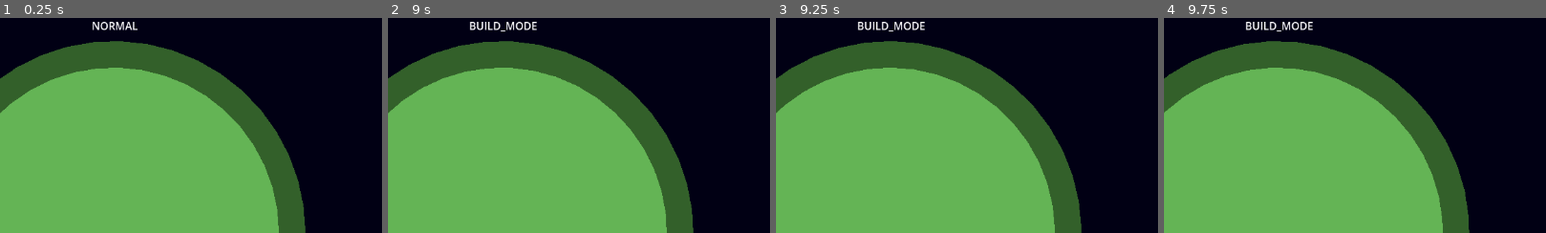
Above: before the commit, frames 1-4 (left to right).
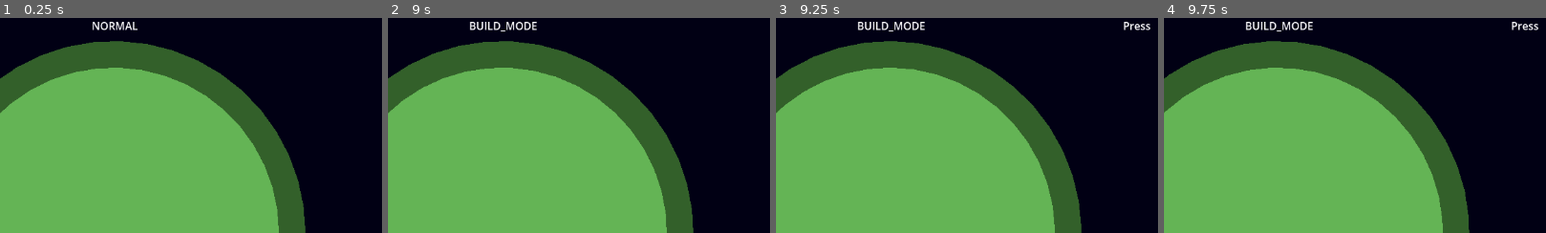
Above: after the commit, the same moments.

Repository: Hotdogomaster/No-Space-Left
Game: Godot game, scene res://Scenes/Main/main.tscn
Same seed, same stepped clock (60 frames per second), same inputs: the game is played once before the commit and once after it.
Inputs (mouse positions are % of the whole screen's width and height, from its top left):
- Up to frame 1 (0.25 s): no input
- Up to frame 2 (9 s): tap Enter at 0.5 s; move the mouse to (72, 45) at 0.52 s; hold D (Rotate_right) 0.53-1.28 s; tap 6 at 0.6, 1.55, 2.3, 3.05, 3.8, 4.35, 5.3, 6.05, 6.8, 7.55, 8.3 s; move the mouse to (30, 55) at 1.27 s; hold A (Rotate_left) 1.28-2.03 s; click (30, 55) at 1.35 s; move the mouse to (60, 28) at 2.02 s; hold Right mouse button (Right_Click) 2.03-2.78 s; hold D (Rotate_right) 2.03-3.53 s; move the mouse to (45, 70) at 2.77 s; tap Mouse wheel up (Zoom_in) at 2.85 s; move the mouse to (80, 65) at 3.52 s; hold A (Rotate_left) 3.53-5.78 s; tap Mouse wheel down (Zoom_out) at 3.6 s; move the mouse to (20, 35) at 4.27 s; move the mouse to (55, 50) at 5.02 s; tap 1 at 5.1 s; move the mouse to (35, 25) at 5.77 s; hold D (Rotate_right) 5.78-8.03 s; tap 2 at 5.85 s; move the mouse to (72, 45) at 6.52 s; tap 3 at 6.6 s; move the mouse to (30, 55) at 7.27 s; tap 4 at 7.35 s; move the mouse to (60, 28) at 8.02 s; hold A (Rotate_left) from 8.03 s (still down); tap 5 at 8.1 s; move the mouse to (45, 70) at 8.77 s; tap Q at 8.85 s
- Up to frame 3 (9.25 s): keep holding A (Rotate_left); tap 6 at 9.05 s
- Up to frame 4 (9.75 s): move the mouse to (80, 65) at 9.52 s; release A (Rotate_left) at 9.53 s; hold D (Rotate_right) from 9.53 s (still down); tap 6 at 9.6 s
The pictures show only the part of the screen within x 35-85%, y 0-50%; the shares and areas given below are measured in that part.

Frames 1-2 are identical in both runs. In frame 3, 0.2% of the frame differs, in the area x 91-98%, y 1-6%; in frame 4, 0.2%.

Commit message:
New Structure: Press
Uma estrutura nova que faz a mesma coisa que a Furnace, pega uma recipe e produz o que aquela recipe necessita.

Diff:
--- /dev/null
+++ b/Scenes/Items/Iron_Plate.tres
@@ -0,0 +1,8 @@
+[gd_resource type="Resource" script_class="Item" load_steps=2 format=3 uid="uid://dvy4463jugebj"]
+
+[ext_resource type="Script" path="res://Scripts/Resources/Item.gd" id="1_0t088"]
+
+[resource]
+script = ExtResource("1_0t088")
+Id = 3
+name = "Iron_Plate"
--- a/Scenes/Recipes/Iron_bar_furnace_test.tres
+++ /dev/null
@@ -1,15 +0,0 @@
-[gd_resource type="Resource" script_class="Recipe" load_steps=4 format=3 uid="uid://sryyokn4qa8d"]
-
-[ext_resource type="Resource" uid="uid://m2r3s1a7w7l5" path="res://Scenes/Items/Iron_Ore.tres" id="1_epvwf"]
-[ext_resource type="Resource" uid="uid://bdtcalouayyi1" path="res://Scenes/Items/Iron_Ingot.tres" id="3_rakh8"]
-[ext_resource type="Script" path="res://Scripts/Resources/Recipe.gd" id="4_2x6uj"]
-
-[resource]
-script = ExtResource("4_2x6uj")
-inputs = {
-ExtResource("1_epvwf"): 1
-}
-outputs = {
-ExtResource("3_rakh8"): 1
-}
-craft_time = 2
--- /dev/null
+++ b/Scenes/Recipes/Press_Recipes/Iron_Plate.tres
@@ -0,0 +1,15 @@
+[gd_resource type="Resource" script_class="Recipe" load_steps=4 format=3 uid="uid://btow405offfn"]
+
+[ext_resource type="Script" path="res://Scripts/Resources/Recipe.gd" id="1_fovyl"]
+[ext_resource type="Resource" uid="uid://bdtcalouayyi1" path="res://Scenes/Items/Iron_Ingot.tres" id="1_q1wdu"]
+[ext_resource type="Resource" uid="uid://dvy4463jugebj" path="res://Scenes/Items/Iron_Plate.tres" id="2_fwmqq"]
+
+[resource]
+script = ExtResource("1_fovyl")
+inputs = {
+ExtResource("1_q1wdu"): 2
+}
+outputs = {
+ExtResource("2_fwmqq"): 1
+}
+craft_time = 10
--- a/Scenes/Recipes/Iron_bar_furnace.tres
+++ b/Scenes/Recipes/Smelt_Recipes/Iron_bar_furnace.tres
@@ -8,10 +8,10 @@
 [resource]
 script = ExtResource("1_7p5uc")
 inputs = {
-ExtResource("1_pxig4"): 1,
+ExtResource("1_pxig4"): 3,
 ExtResource("2_lno10"): 1
 }
 outputs = {
-ExtResource("3_lrecv"): 1
+ExtResource("3_lrecv"): 2
 }
-craft_time = 2
+craft_time = 5
--- a/Scenes/Structures/furnace.tscn
+++ b/Scenes/Structures/furnace.tscn
@@ -2,7 +2,7 @@
 
 [ext_resource type="Script" path="res://Scripts/Objects/Structures/Furnace.gd" id="1_04r8f"]
 [ext_resource type="Script" path="res://Scripts/Resources/Recipe.gd" id="2_vhalq"]
-[ext_resource type="Resource" uid="uid://c6rdbh1y4skcc" path="res://Scenes/Recipes/Iron_bar_furnace.tres" id="3_wc6ab"]
+[ext_resource type="Resource" uid="uid://c6rdbh1y4skcc" path="res://Scenes/Recipes/Smelt_Recipes/Iron_bar_furnace.tres" id="3_wc6ab"]
 [ext_resource type="Script" path="res://Scripts/Resources/Modules/Modules.gd" id="4_0hqb6"]
 [ext_resource type="Script" path="res://Scripts/Resources/Modules/Inventory.gd" id="5_a3dgg"]
 
--- /dev/null
+++ b/Scenes/Structures/press.tscn
@@ -0,0 +1,22 @@
+[gd_scene load_steps=7 format=3 uid="uid://c0fkgkfxrvxy"]
+
+[ext_resource type="Script" path="res://Scripts/Objects/Structures/Press.gd" id="1_83qeb"]
+[ext_resource type="Script" path="res://Scripts/Resources/Recipe.gd" id="2_ls8qd"]
+[ext_resource type="Resource" uid="uid://btow405offfn" path="res://Scenes/Recipes/Press_Recipes/Iron_Plate.tres" id="3_ypmo8"]
+[ext_resource type="Script" path="res://Scripts/Resources/Modules/Modules.gd" id="4_dv3vl"]
+[ext_resource type="Script" path="res://Scripts/Resources/Modules/Inventory.gd" id="5_m0dx0"]
+
+[sub_resource type="Resource" id="Resource_oxdmu"]
+script = ExtResource("5_m0dx0")
+max_contents = 20
+accepts_inputs = true
+
+[node name="Press" type="Node2D"]
+script = ExtResource("1_83qeb")
+recipes = Array[ExtResource("2_ls8qd")]([ExtResource("3_ypmo8")])
+Sname = "Press"
+modules = Array[ExtResource("4_dv3vl")]([SubResource("Resource_oxdmu")])
+
+[node name="Polygon2D" type="Polygon2D" parent="."]
+color = Color(0.537011, 0.537011, 0.537011, 1)
+polygon = PackedVector2Array(-34, 0, 34, 0, 18, -35, 34, -35, 34, -70, -34, -70, -34, -35, -18, -35)
--- a/Scripts/Global.gd
+++ b/Scripts/Global.gd
@@ -2,7 +2,7 @@
 
 var can_tick: bool = true
 
-var tick_frequency = 1.0
+var tick_frequency = 2.0
 
 var accumulator: float
 
--- /dev/null
+++ b/Scripts/Objects/Structures/Press.gd
@@ -0,0 +1,29 @@
+extends RecipeStructure
+class_name Press
+
+func _get_ticked():
+	if locked_recipe == null:
+
+		return
+
+
+	if can_craft():
+		progress += 1
+
+		if progress >= locked_recipe.craft_time:
+			progress = 0
+
+			var inv: Inventory = get_inventory()
+			#remove os items do inventario conforme a recipe diz
+			for input in locked_recipe.inputs.keys():
+				inv.remove_item(input, locked_recipe.inputs[input])
+			#adiciona os items no inventario
+			for output in locked_recipe.outputs.keys():
+				#verifica se o output está cheio
+				if locked_recipe.outputs[output] <= inv.max_contents - inv.contents[output]:
+					inv.add_item(output, locked_recipe.outputs[output])
+
+
+
+	for product in locked_recipe.outputs.keys():
+		try_output_items(product)
--- a/Scripts/Objects/main.gd
+++ b/Scripts/Objects/main.gd
@@ -3,7 +3,7 @@
 @export var planet: VirtualPlanet
 
 var structure_construction: Array = ["res://Scenes/Structures/drill.tscn", "res://Scenes/Structures/furnace.tscn", "res://Scenes/Structures/pipe.tscn",
-"res://Scenes/Structures/catapult.tscn", "res://Scenes/Structures/receiver.tscn"]
+"res://Scenes/Structures/catapult.tscn", "res://Scenes/Structures/receiver.tscn", "res://Scenes/Structures/press.tscn"]
 var structure_selected: PackedScene
 
 signal get_config(structure: Structure)
@@ -193,7 +193,8 @@
 				select_structure(4)
 			KEY_5:
 				select_structure(5)
-
+			KEY_6:
+				select_structure(6)
 			KEY_Q:
 				change_mode(modes[1])
 			KEY_ESCAPE:
